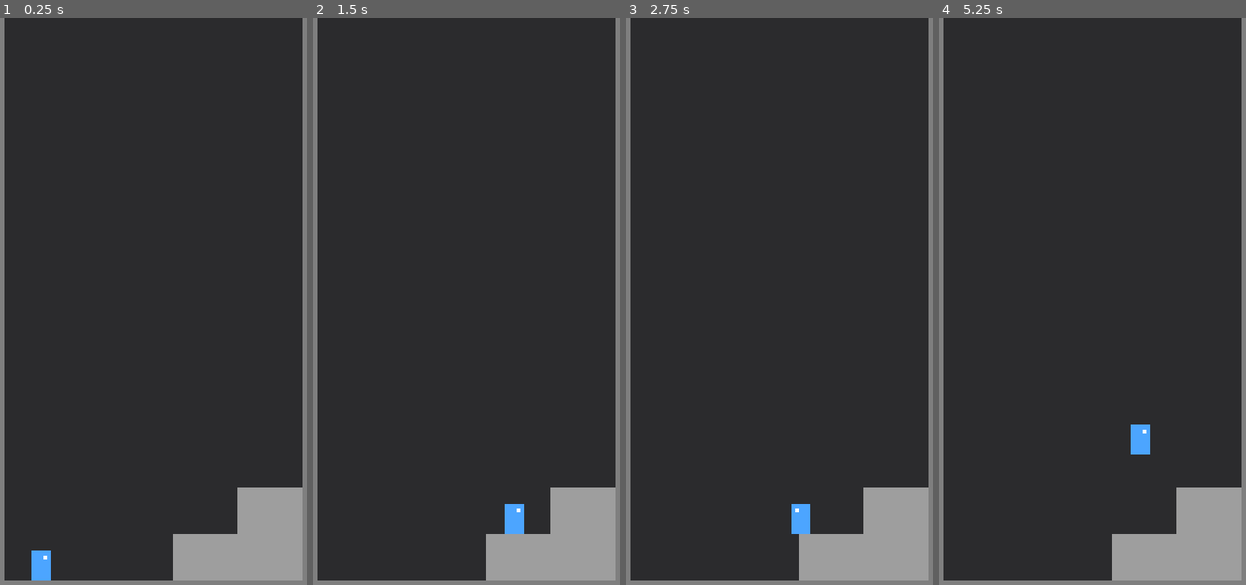
Above: before the commit, frames 1-4 (left to right).
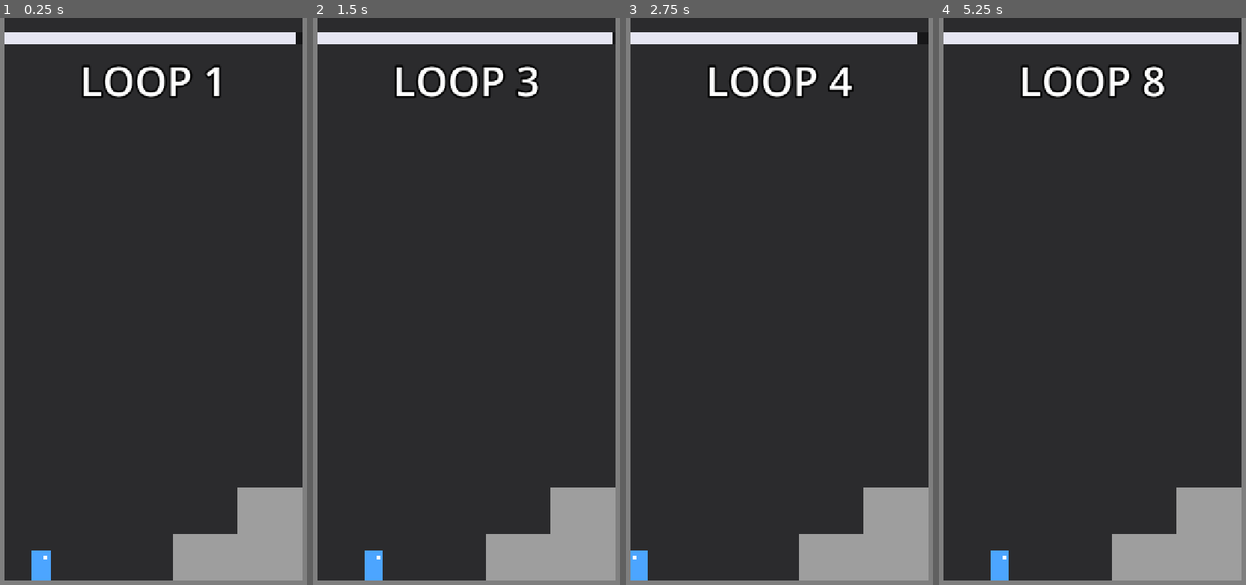
Above: after the commit, the same moments.

Repository: djkdb/echo-loop
Game: Godot game, scene res://game/main.tscn
Same seed, same stepped clock (60 frames per second), same inputs: the game is played once before the commit and once after it.
Inputs:
- Up to frame 1 (0.25 s): no input
- Up to frame 2 (1.5 s): tap Enter at 0.5 s; hold D (move_right) from 0.53 s (still down); tap R (end_loop) at 0.6, 1.35 s; tap Space (jump) at 0.77 s
- Up to frame 3 (2.75 s): tap Space (jump) at 1.52 s; release D (move_right) at 2.03 s; hold A (move_left) from 2.03 s (still down); tap E (interact) at 2.1 s; tap R (end_loop) at 2.3 s
- Up to frame 4 (5.25 s): release A (move_left) at 2.78 s; hold D (move_right) 2.78-4.28 s; tap R (end_loop) at 2.85, 3.6, 4.55, 5.1 s; tap Space (jump) at 3.02, 3.77, 4.52 s; hold A (move_left) 4.28-5.03 s; tap E (interact) at 4.35 s; hold D (move_right) from 5.03 s (still down)

The runs differ from the first frame. In frame 1, 3.4% of the frame differs, in the area x 1-97%, y 2-15%; in frame 2, 4.1%; in frame 3, 4.0%; in frame 4, 4.2%, in the area x 1-98%, y 2-100%.

Commit message:
feat: loop manager and hud
- game/loop_manager.gd: 물리 틱으로 루프 시간 계산(loop_seconds 10 → 600틱)
  - 시간 초과 / end_loop(exact match) → end_loop(): loop_index 증가,
    loop_ended(loop_index) 발생 후 resettable 그룹 전체 reset
  - restart_stage(Shift+R) → loop_index 1, stage_restarted 발생 후 전체 reset
- 처리 순서 고정: Player process_physics_priority -10, LoopManager 100
  (Player 이동·녹화 → 틱 카운트·종료 판정 → 리셋, 종료 시 recording == 600)
- ui/hud.tscn/.gd: 상단 남은 시간 바(마지막 3초 빨간색), "LOOP n" 라벨
- main.tscn에 LoopManager, HUD 추가

Co-Authored-By: Claude Opus 5.5 <noreply@anthropic.com>
Claude-Session: https://claude.ai/code/session_012uqn4BG6ySUPafZFc9J89x

Diff:
--- a/actors/player.tscn
+++ b/actors/player.tscn
@@ -6,6 +6,7 @@
 size = Vector2(40, 64)
 
 [node name="Player" type="CharacterBody2D"]
+process_physics_priority = -10
 collision_layer = 2
 collision_mask = 5
 script = ExtResource("1_player")
--- /dev/null
+++ b/game/loop_manager.gd
@@ -0,0 +1,57 @@
+class_name LoopManager
+extends Node
+## 루프 시간을 물리 틱으로 세고, 시간 초과·end_loop·restart_stage 때 방 전체를 리셋한다.
+##
+## 실행 순서: process_physics_priority = 100 으로 Player(-10)보다 "나중에" 돈다.
+## 그래야 한 틱 안에서 Player 이동·녹화 → 틱 카운트·종료 판정 → 리셋 순서가 되어,
+## 루프가 끝나는 순간 recording 길이가 정확히 loop_ticks가 되고
+## loop_ended를 받는 쪽(다음 단계의 고스트 생성)이 리셋 전 녹화를 읽을 수 있다.
+
+## 루프가 끝나고 리셋 직전에 발생. 인자는 증가된 뒤의(= 다음) 루프 번호.
+signal loop_ended(loop_index: int)
+## Shift+R로 스테이지를 처음부터 다시 시작했을 때(리셋 직전) 발생.
+signal stage_restarted
+
+@export var loop_seconds: float = 10.0
+
+var loop_ticks: int = 0
+## 이번 루프에서 지난 물리 틱 수 (0 ~ loop_ticks).
+var tick: int = 0
+var loop_index: int = 1
+
+
+func _ready() -> void:
+	loop_ticks = int(loop_seconds * Engine.physics_ticks_per_second)
+
+
+func _physics_process(_delta: float) -> void:
+	# restart_stage(Shift+R)를 먼저 본다. end_loop는 exact match라 Shift+R에는 반응하지 않지만,
+	# 순서를 정해 두면 한 틱에 두 처리가 겹칠 일이 없다.
+	if Input.is_action_just_pressed("restart_stage"):
+		restart_stage()
+		return
+
+	tick += 1
+	if tick >= loop_ticks or Input.is_action_just_pressed("end_loop", true):
+		end_loop()
+
+
+func end_loop() -> void:
+	loop_index += 1
+	loop_ended.emit(loop_index)
+	_reset_all()
+
+
+func restart_stage() -> void:
+	loop_index = 1
+	stage_restarted.emit()
+	_reset_all()
+
+
+func remaining_ticks() -> int:
+	return maxi(loop_ticks - tick, 0)
+
+
+func _reset_all() -> void:
+	tick = 0
+	get_tree().call_group("resettable", "reset")
--- a/game/main.tscn
+++ b/game/main.tscn
@@ -1,6 +1,8 @@
 [gd_scene format=3 uid="uid://bewplgn50p2le"]
 
 [ext_resource type="PackedScene" uid="uid://br3ucd37ria6" path="res://actors/player.tscn" id="1_player"]
+[ext_resource type="Script" uid="uid://dkspvijfesdvj" path="res://game/loop_manager.gd" id="2_loop"]
+[ext_resource type="PackedScene" uid="uid://bbhw52j86weeg" path="res://ui/hud.tscn" id="3_hud"]
 
 [sub_resource type="RectangleShape2D" id="RectangleShape2D_floor"]
 size = Vector2(720, 80)
@@ -77,3 +79,10 @@
 
 [node name="Player" parent="." node_paths=PackedStringArray("spawn_point") instance=ExtResource("1_player")]
 spawn_point = NodePath("../SpawnPoint")
+
+[node name="LoopManager" type="Node" parent="."]
+process_physics_priority = 100
+script = ExtResource("2_loop")
+
+[node name="HUD" parent="." node_paths=PackedStringArray("loop_manager") instance=ExtResource("3_hud")]
+loop_manager = NodePath("../LoopManager")
--- /dev/null
+++ b/ui/hud.gd
@@ -0,0 +1,27 @@
+class_name Hud
+extends CanvasLayer
+## 남은 시간 바와 "LOOP n" 표시. 게임 상태는 읽기만 하므로 _process(연출)에서 갱신한다.
+
+@export var loop_manager: LoopManager
+@export var warning_seconds: float = 3.0
+@export var bar_color: Color = Color(0.9, 0.9, 0.95, 1)
+@export var warning_color: Color = Color(1, 0.35, 0.3, 1)
+
+var _warning_ticks: int = 0
+
+@onready var _fill: ColorRect = $TimeBar/Fill
+@onready var _loop_label: Label = $LoopLabel
+
+
+func _ready() -> void:
+	_warning_ticks = int(warning_seconds * Engine.physics_ticks_per_second)
+
+
+func _process(_delta: float) -> void:
+	if loop_manager == null or loop_manager.loop_ticks <= 0:
+		return
+	var remaining: int = loop_manager.remaining_ticks()
+	# 왼쪽 끝을 기준으로 줄어들도록 크기 대신 scale.x를 쓴다(앵커·오프셋을 건드리지 않음).
+	_fill.scale.x = float(remaining) / float(loop_manager.loop_ticks)
+	_fill.color = warning_color if remaining <= _warning_ticks else bar_color
+	_loop_label.text = "LOOP %d" % loop_manager.loop_index
--- /dev/null
+++ b/ui/hud.tscn
@@ -0,0 +1,38 @@
+[gd_scene format=3 uid="uid://bbhw52j86weeg"]
+
+[ext_resource type="Script" uid="uid://bjhe2kuedlu8j" path="res://ui/hud.gd" id="1_hud"]
+
+[node name="HUD" type="CanvasLayer"]
+script = ExtResource("1_hud")
+
+[node name="TimeBar" type="ColorRect" parent="."]
+anchors_preset = 10
+anchor_right = 1.0
+offset_left = 40.0
+offset_top = 32.0
+offset_right = -40.0
+offset_bottom = 56.0
+grow_horizontal = 2
+color = Color(0, 0, 0, 0.45)
+
+[node name="Fill" type="ColorRect" parent="TimeBar"]
+layout_mode = 1
+anchors_preset = 15
+anchor_right = 1.0
+anchor_bottom = 1.0
+grow_horizontal = 2
+grow_vertical = 2
+color = Color(0.9, 0.9, 0.95, 1)
+
+[node name="LoopLabel" type="Label" parent="."]
+anchors_preset = 10
+anchor_right = 1.0
+offset_top = 72.0
+offset_bottom = 184.0
+grow_horizontal = 2
+theme_override_colors/font_outline_color = Color(0, 0, 0, 1)
+theme_override_constants/outline_size = 16
+theme_override_font_sizes/font_size = 88
+text = "LOOP 1"
+horizontal_alignment = 1
+vertical_alignment = 1
Not shown, added: game/loop_manager.gd.uid
Not shown, added: ui/hud.gd.uid
Not shown, removed: ui/.gitkeep
